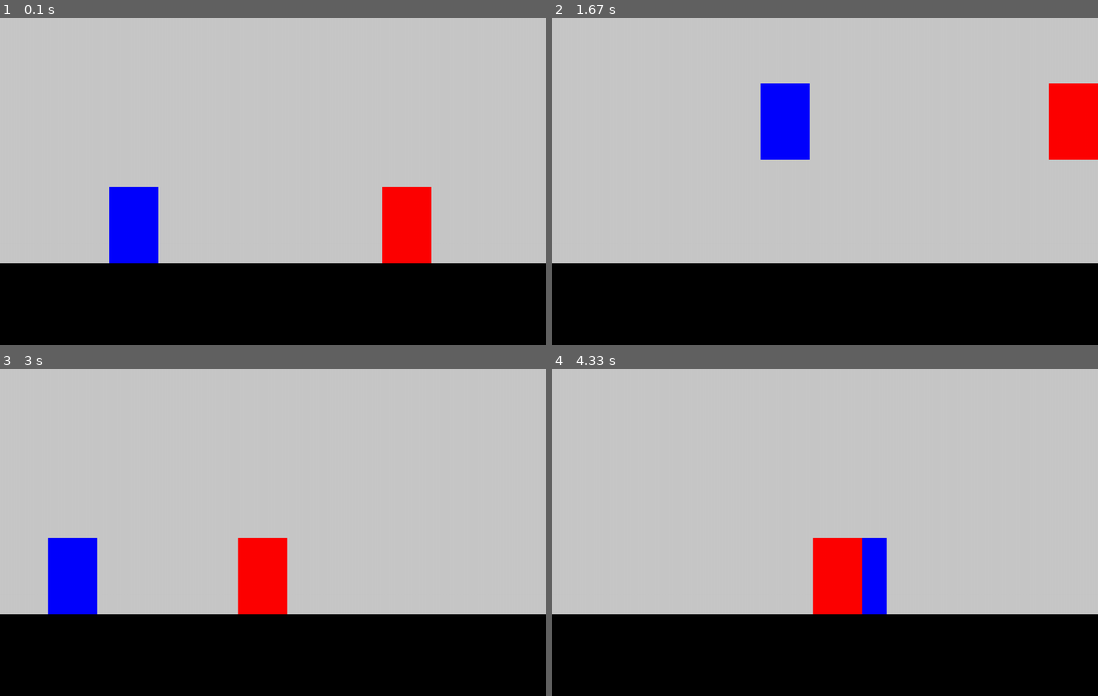
Above: before the commit, frames 1-4 (two rows, left to right).
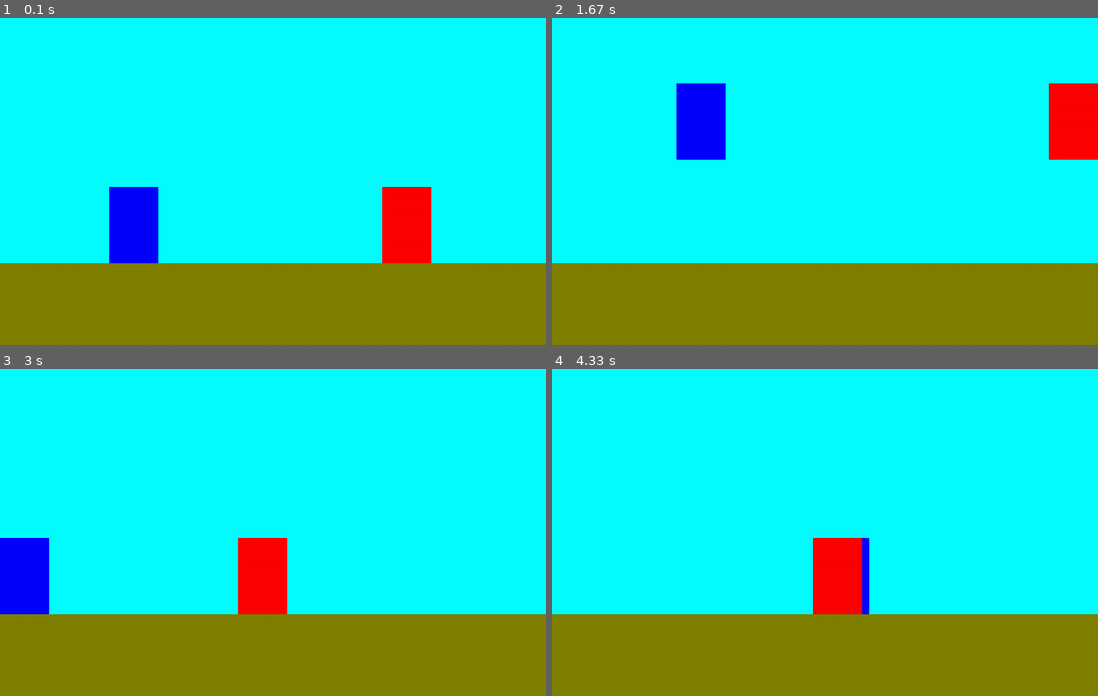
Above: after the commit, the same moments.

Repository: mariano3232/pygame
Game: pygame game, started from main.py
The game is run twice, just before and just after one commit, with the same random seed, the same clock (stepped at 60 frames per second) and the same inputs.
Inputs:
- Up to frame 1 (0.1 s): no input
- Up to frame 2 (1.67 s): hold Y 0.33-0.8 s; hold Right 0.33-0.8 s; hold Right 0.83-1.3 s; hold D 0.83-1.3 s; hold Up 1.33-1.63 s; hold W 1.33-1.63 s
- Up to frame 3 (3 s): hold Right 1.67-2.13 s; hold D 1.67-2.13 s; tap T at 1.82 s; hold Left 2.17-2.7 s; hold A 2.17-2.7 s; tap K at 2.32 s; hold Left from 2.73 s (still down); hold A from 2.73 s (still down)
- Up to frame 4 (4.33 s): release Left at 3.13 s; release A at 3.13 s; hold Up 3.17-3.53 s; hold W 3.17-3.53 s; tap T at 3.32 s; hold Right 3.57-4.2 s; hold D 3.57-4.2 s; tap K at 3.72 s; hold Left from 4.23 s (still down); hold A from 4.23 s (still down)

The runs differ from the first frame. In frame 1, 96% of the frame differs, in the area x 0-100%, y 0-100%; in frame 2, 98%; in frame 3, 98%; in frame 4, 98%.

Commit message:
colors & fix attack

Diff:
--- a/character.py
+++ b/character.py
@@ -11,24 +11,24 @@
         self.startup = 0
         self.recovery = 0
         self.attacking = 0
+        #attack
         self.attack_data = {
-            'startup': 10,
-            'active': 10,
-            'recovery': 10,
-            'rect': pygame.Rect(self.rect.centerx + 40, self.rect.centery -40, 100, 30)
+            'startup': 0,
+            'active': 0,
+            'recovery': 0,
         }
 
     def draw(self, screen, color):
         pygame.draw.rect(screen, color, self.rect)
-        if self.attacking:
-            pygame.draw.rect(screen, (255,0,0), self.attack_data['rect'])
+        if self.attacking and not self.startup:
+            pygame.draw.rect(screen, (255,0,0), pygame.Rect(self.rect.centerx + 40, self.rect.centery -40, 100, 30))
 
     def attack(self):
+        print ('aaaaaaaa')
         attack_data = {
-            'startup': 4,
-            'active': 2,
-            'recovery': 2,
-            'rect': pygame.Rect(self.rect.centerx + 40, self.rect.centery -40, 100, 30)
+            'startup': 10,
+            'active': 10,
+            'recovery': 10,
         }
         self.attack_data = attack_data
         self.startup = attack_data['startup']
@@ -44,20 +44,18 @@
         dy = 0
 
         key = pygame.key.get_pressed()
-        hitbox = pygame.Rect(0,0,300,150)
-        pygame.draw.rect(screen, (255,0,0), hitbox)
 
         #Ataque
-        if key[self.controls['attack']]:
+        if key[self.controls['attack']] and not self.recovery and not self.startup and not self.attacking:
             self.attack()
 
         if self.startup > 0 : self.startup -= 1
         if self.attacking > 0 and not self.startup : self.attacking -= 1
         if self.attacking == 1 : self.recovery = self.attack_data['recovery']
         # Movimiento horizontal
-        if key[self.controls['left']] and not self.jumping and not self.recovery and not self.startup:
+        if key[self.controls['left']] and not self.jumping and not self.recovery and not self.startup and not self.attacking:
             dx = -SPEED
-        if key[self.controls['right']] and not self.jumping and not self.recovery and not self.startup:
+        if key[self.controls['right']] and not self.jumping and not self.recovery and not self.startup and not self.attacking:
             dx = SPEED
 
         # Jump
--- a/main.py
+++ b/main.py
@@ -8,6 +8,8 @@
 GREY = (200,200,200)
 RED = (255,0,0)
 BLUE = (0,0,255)
+LIGHTBLUE = (0,255,255)
+OLIVE = (128,128,0)
 
 SCREEN_WIDTH=1000
 SCREEN_HEIGHT=600
@@ -38,8 +40,8 @@
 
 def update_screen():
     #Fondo y piso:
-    screen.fill(GREY)
-    pygame.draw.rect(screen, BLACK, (0, SCREEN_HEIGHT - FLOOR_HEIGHT , SCREEN_WIDTH,  FLOOR_HEIGHT))
+    screen.fill(LIGHTBLUE)
+    pygame.draw.rect(screen, OLIVE, (0, SCREEN_HEIGHT - FLOOR_HEIGHT , SCREEN_WIDTH,  FLOOR_HEIGHT))
     #Personajes :
     fighter_1.draw(screen, BLUE)
     fighter_2.draw(screen, RED)
